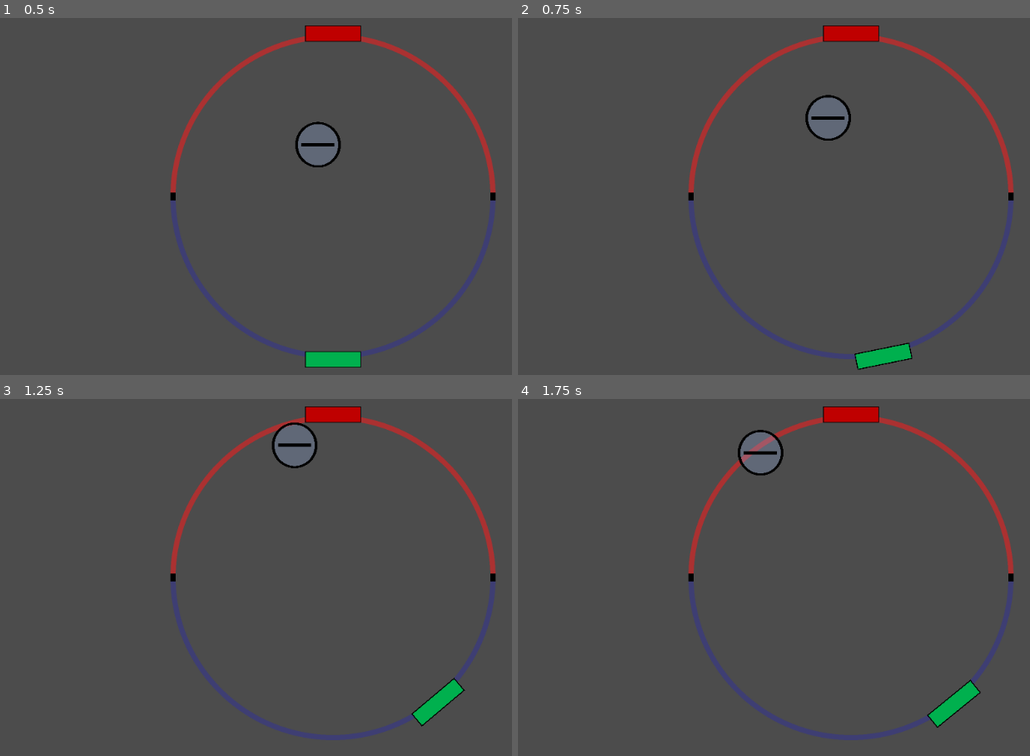
Above: before the commit, frames 1-4 (two rows, left to right).
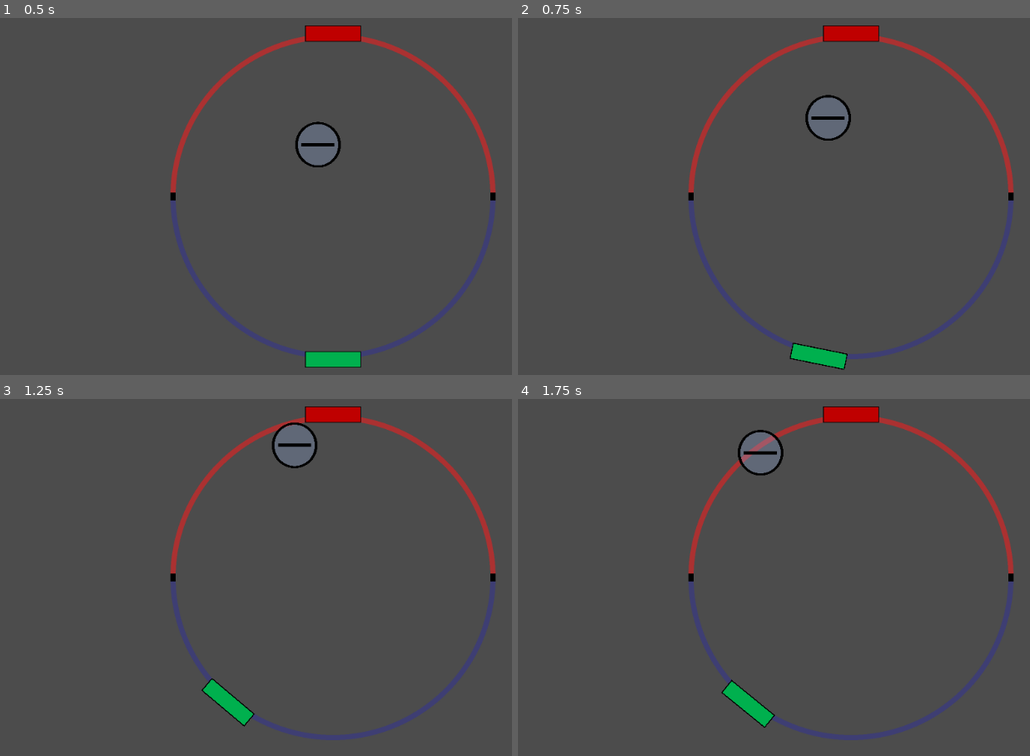
Above: after the commit, the same moments.

Repository: Nebulean/Electro-Pong
Game: Godot game, scene res://Scenes/Gameplay.tscn
Two runs of this game, one before a commit and one after it. Both use one fixed random seed, a clock stepped at 60 frames per second and the inputs below.
Inputs:
- Up to frame 1 (0.5 s): no input
- Up to frame 2 (0.75 s): hold Left (p1_clockwise, bound only after the commit) from 0.53 s (still down)
- Up to frame 3 (1.25 s): keep holding Left (p1_clockwise, bound only after the commit)
- Up to frame 4 (1.75 s): release Left (p1_clockwise, bound only after the commit) at 1.28 s; tap Right (p1_clockwise, bound only before the commit) at 1.35 s

Frame 1 is identical in both runs. In frame 2, 1.0% of the frame differs, in the area x 53-78%, y 90-99%; in frame 3, 1.0%; in frame 4, 1.0%.

Commit message:
Correct player1 movements to be more intuitive

Diff:
--- a/game/project.godot
+++ b/game/project.godot
@@ -52,14 +52,14 @@
 }
 p1_trigo={
 "deadzone": 0.5,
-"events": [ Object(InputEventKey,"resource_local_to_scene":false,"resource_name":"","device":0,"alt":false,"shift":false,"control":false,"meta":false,"command":false,"pressed":false,"scancode":16777231,"unicode":0,"echo":false,"script":null)
-, Object(InputEventJoypadMotion,"resource_local_to_scene":false,"resource_name":"","device":0,"axis":0,"axis_value":1.0,"script":null)
+"events": [ Object(InputEventJoypadMotion,"resource_local_to_scene":false,"resource_name":"","device":0,"axis":0,"axis_value":1.0,"script":null)
+, Object(InputEventKey,"resource_local_to_scene":false,"resource_name":"","device":0,"alt":false,"shift":false,"control":false,"meta":false,"command":false,"pressed":false,"scancode":16777233,"unicode":0,"echo":false,"script":null)
  ]
 }
 p1_clockwise={
 "deadzone": 0.5,
-"events": [ Object(InputEventKey,"resource_local_to_scene":false,"resource_name":"","device":0,"alt":false,"shift":false,"control":false,"meta":false,"command":false,"pressed":false,"scancode":16777233,"unicode":0,"echo":false,"script":null)
-, Object(InputEventJoypadMotion,"resource_local_to_scene":false,"resource_name":"","device":0,"axis":0,"axis_value":-1.0,"script":null)
+"events": [ Object(InputEventJoypadMotion,"resource_local_to_scene":false,"resource_name":"","device":0,"axis":0,"axis_value":-1.0,"script":null)
+, Object(InputEventKey,"resource_local_to_scene":false,"resource_name":"","device":0,"alt":false,"shift":false,"control":false,"meta":false,"command":false,"pressed":false,"scancode":16777231,"unicode":0,"echo":false,"script":null)
  ]
 }
 p2_clockwise={
